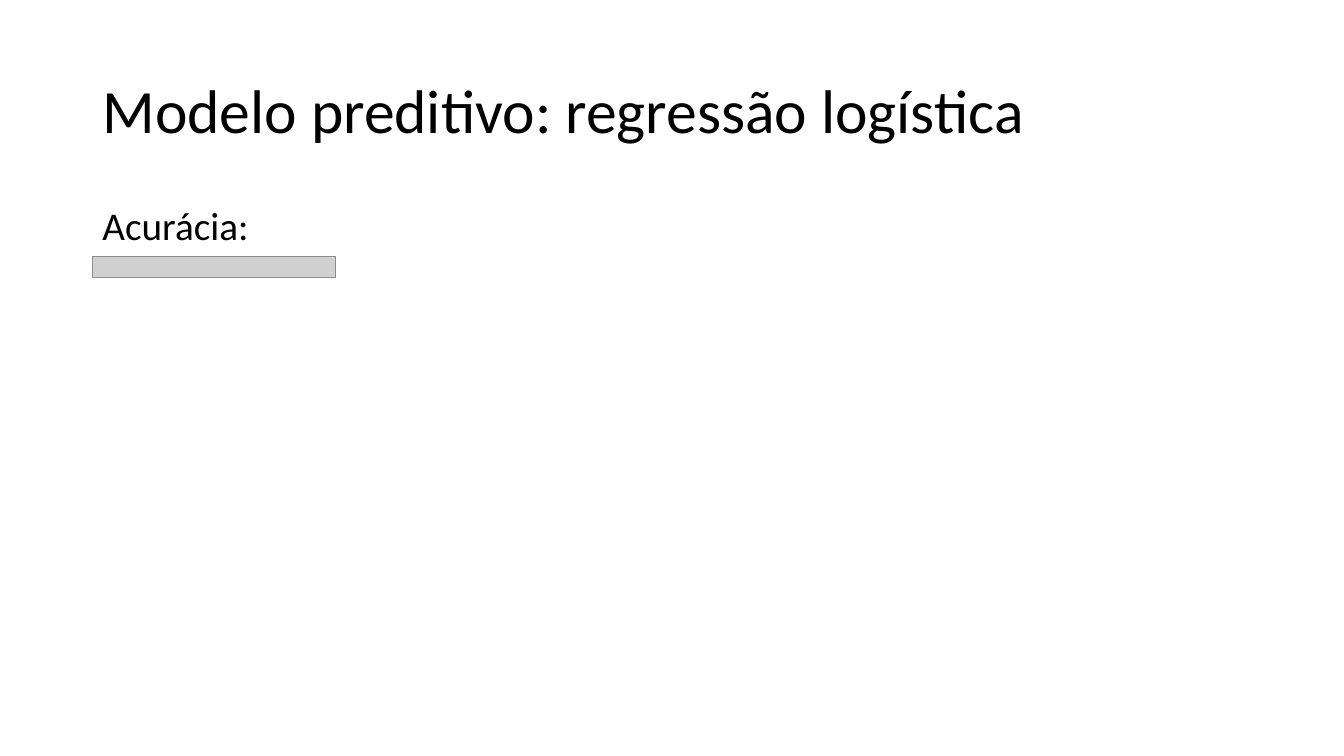
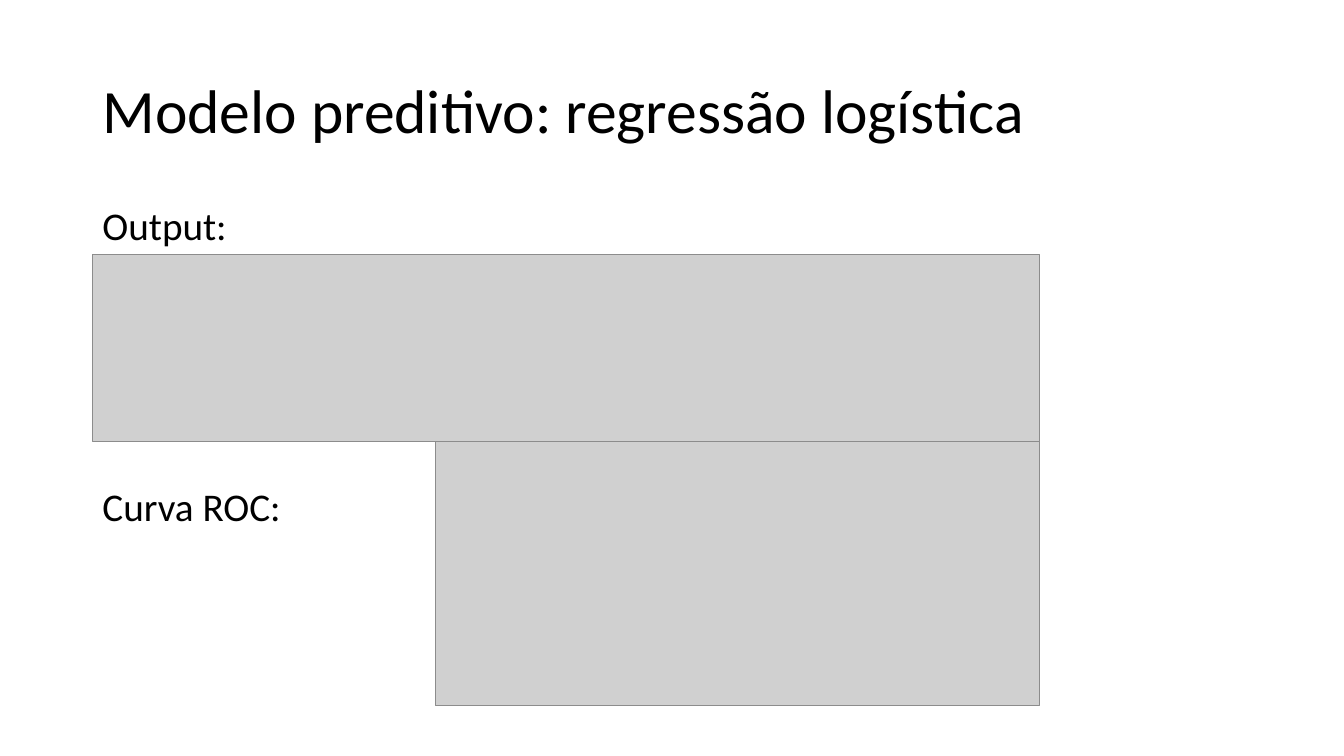
Before and after one commit to padovese/academic-projects, a slide deck: slide 10 of regressao/apresentacao.pptx (slide 7 before the commit). Drawn at 1344x756 pixels with LibreOffice and Linux fonts; fonts in the diff are those of the drawing; grey boxes stand for pictures. Boxes give left, top, right and bottom in pixels: in the first picture for what was removed or moved away, otherwise in the second. Text is boxed around its words. In the diff, an @@ line names an element or a change of style, - is before the commit and + after.

```diff
--- a/regressao/apresentacao.pptx
+++ b/regressao/apresentacao.pptx
@@ text at [102, 214, 281, 522]: text changed @@
-Acurácia:
+Output:
+Curva ROC:
@@ picture removed at [93, 256, 337, 277] @@
@@ picture added at [93, 254, 1041, 441] @@
@@ picture added at [436, 442, 1040, 707] @@
```
Also in this commit, not shown: 1 other slide changed, 3 slides added, 1 other file.
